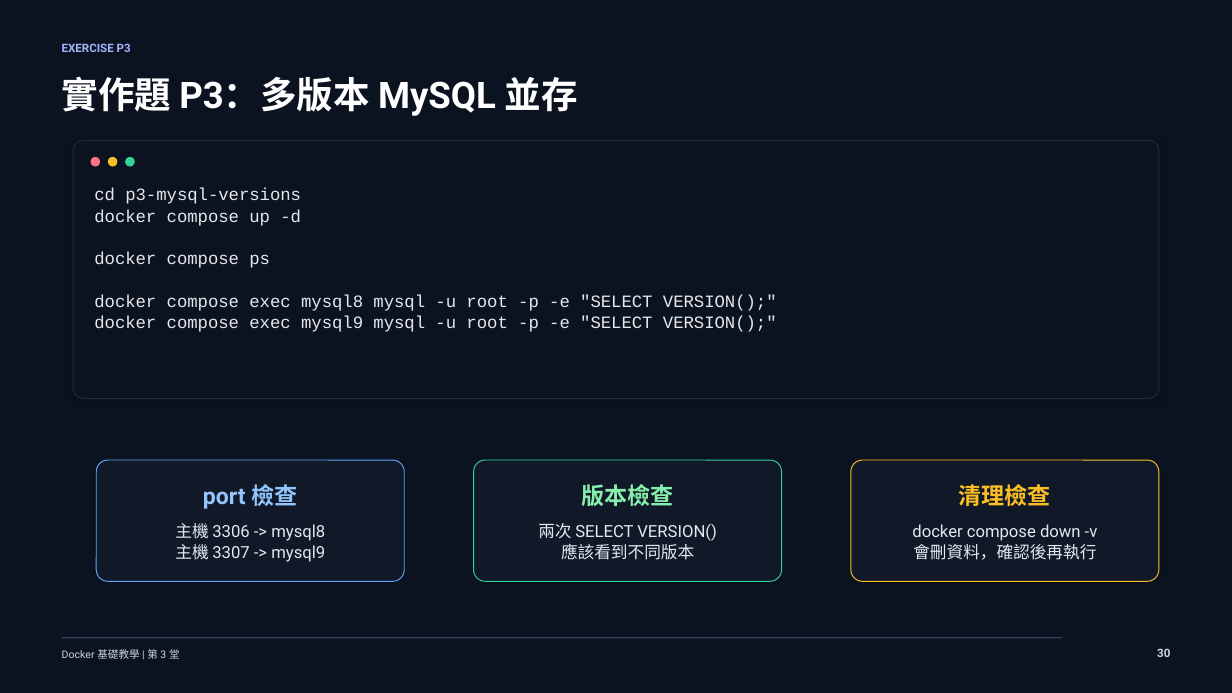
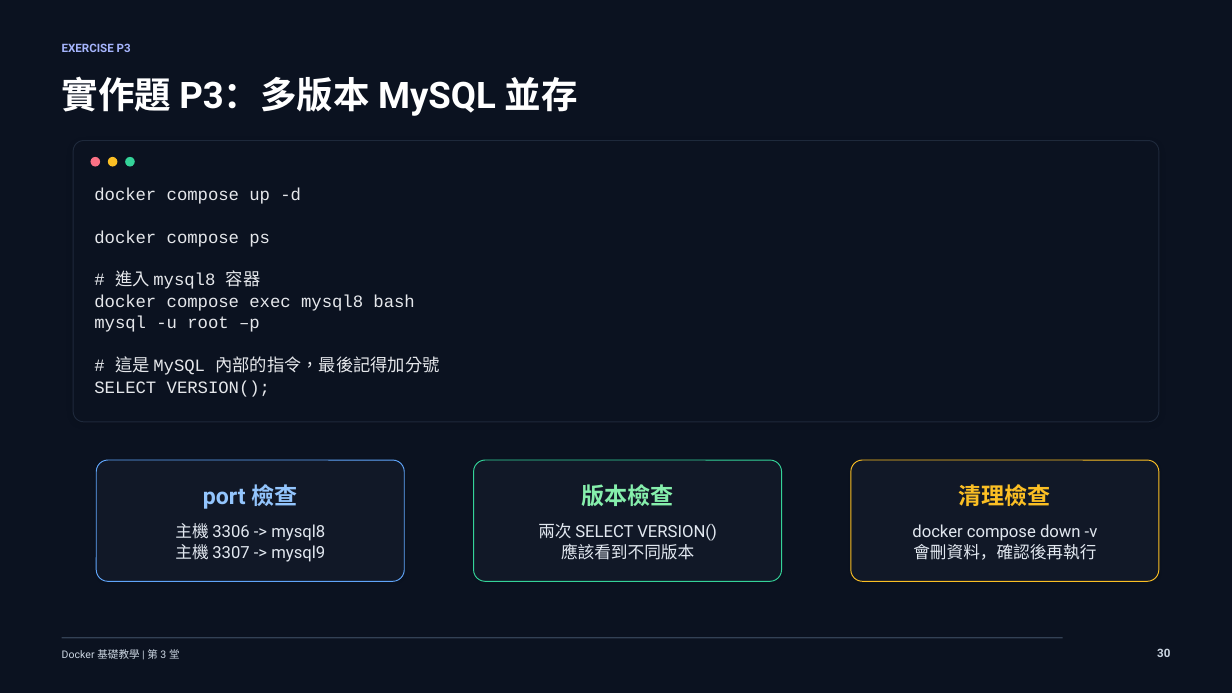
Before and after one commit to lalalalaluk/docker-practice, a slide deck: slide 38 of slides/docker-session3-mysql-compose.pptx (slide 47 before the commit). Drawn at 1232x693 pixels with LibreOffice and Linux fonts; fonts in the diff are those of the drawing. Boxes give left, top, right and bottom in pixels: in the first picture for what was removed or moved away, otherwise in the second. Text is boxed around its words. In the diff, an @@ line names an element or a change of style, - is before the commit and + after.

```diff
--- a/slides/docker-session3-mysql-compose.pptx
+++ b/slides/docker-session3-mysql-compose.pptx
@@ rounded rectangle: place and size @@
-rounded rectangle at box(73, 140, 1159, 398)
+rounded rectangle at box(73, 140, 1159, 421)
@@ text at box(94, 189, 301, 204): paragraph removed @@
-cd p3-mysql-versions
@@ text at box(94, 270, 439, 397): text changed @@
-docker compose exec mysql8 mysql -u root -p -e "SELECT VERSION();"
-docker compose exec mysql9 mysql -u root -p -e "SELECT VERSION();"
+# 進入 mysql8 容器
+docker compose exec mysql8 bash
+mysql -u root –p
+# 這是 MySQL 內部的指令，最後記得加分號
+SELECT VERSION();
```
Also in this commit, not shown: 13 other slides changed, 2 slides added, 27 slides removed.
